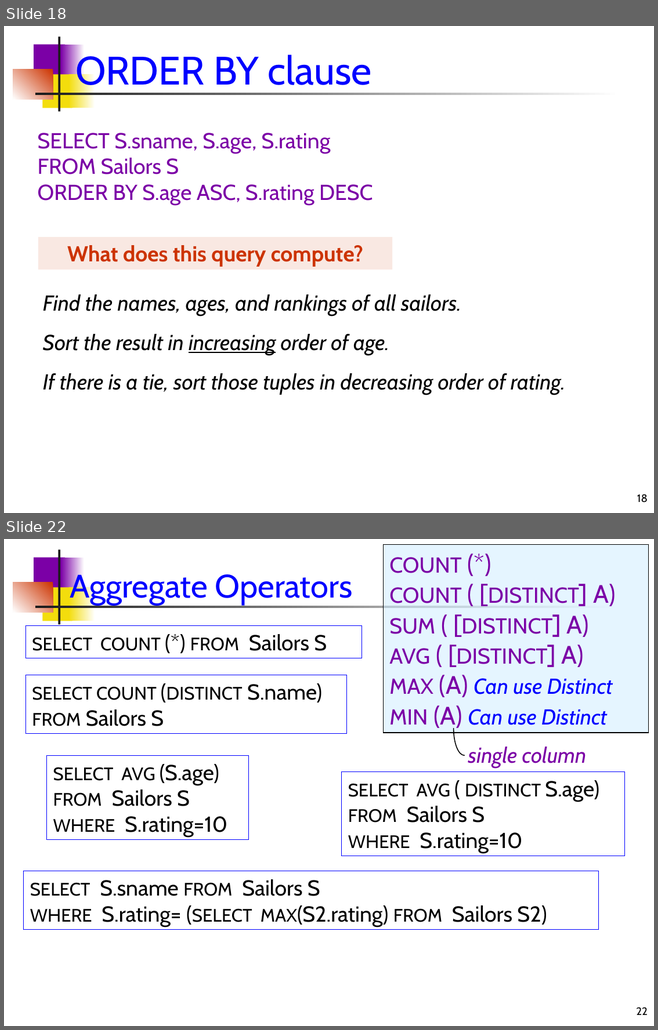
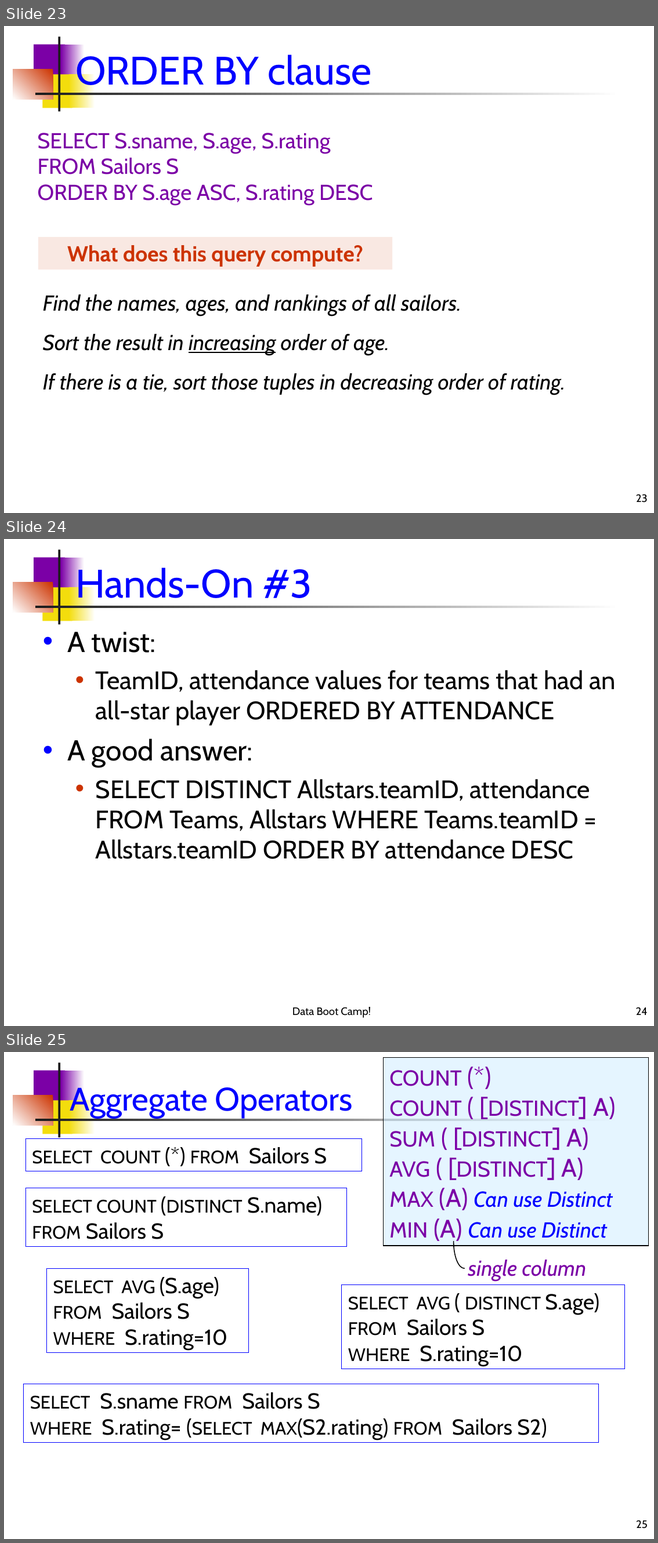
Before and after one commit to dssg/dssg-training-workshop-2015, a slide deck: slides/introductionToSQL.ppt. Shown one above the other, each under a label of ours: slides 18 and 22 before the commit, slides 23, 24 and 25 after it; the slides between them are not shown. The pictures are 658x1030 and 658x1543 pixels, drawn with LibreOffice and Linux fonts; fonts in the diff are those of the drawing. Boxes give left, top, right and bottom in pixels: in the first picture for what was removed or moved away, otherwise in the second. Text is boxed around its words. In the diff, an @@ line names an element or a change of style, - is before the commit and + after.

```diff
--- a/slides/introductionToSQL.ppt
+++ b/slides/introductionToSQL.ppt
@@ slide 24 added at (4, 539, 654, 1026), background #FFFFFF; not listed: 7 template elements that a slide beside it also shows @@
@@ title added at (75, 565, 313, 607), 44 pt, text #0000FF @@
+Hands-On #3
@@ text added at (67, 632, 615, 859), 28 pt, text #000000 @@
+• A twist:
+  • TeamID, attendance values for teams that had an all-star player ORDERED BY ATTENDANCE
+• A good answer:
+  • SELECT DISTINCT Allstars.teamID, attendance FROM Teams, Allstars WHERE Teams.teamID = Allstars.teamID ORDER BY attendance DESC
@@ text added at (292, 1007, 371, 1018), 12 pt, text #000000 @@
+Data Boot Camp!
@@ page number added at (636, 1007, 647, 1015), 12 pt, text #000000 @@
+24
@@ what was slide 18 is now slide 23 @@
@@ page number at (636, 494, 647, 503): text changed @@
-18
+23
@@ what was slide 22 is now slide 25 @@
@@ page number at (636, 1520, 647, 1529): text changed @@
-22
+25
```
Also in this commit, not shown: 1 slide changed, 10 other slides added, 3 slides removed, 2 other files.
